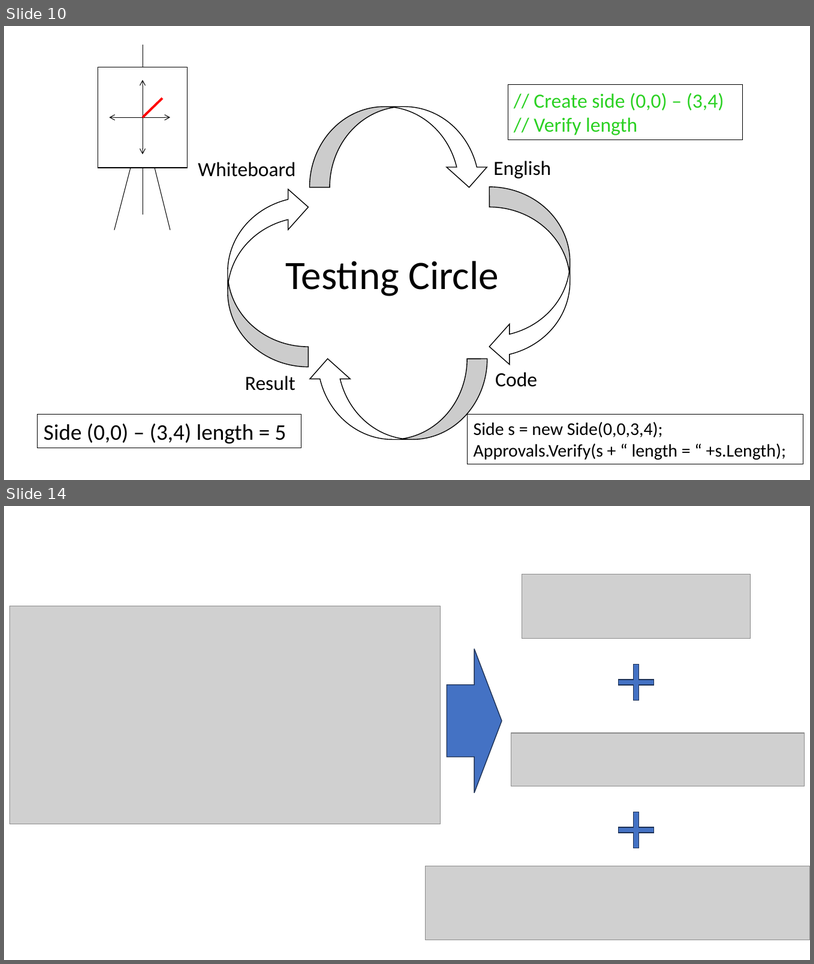
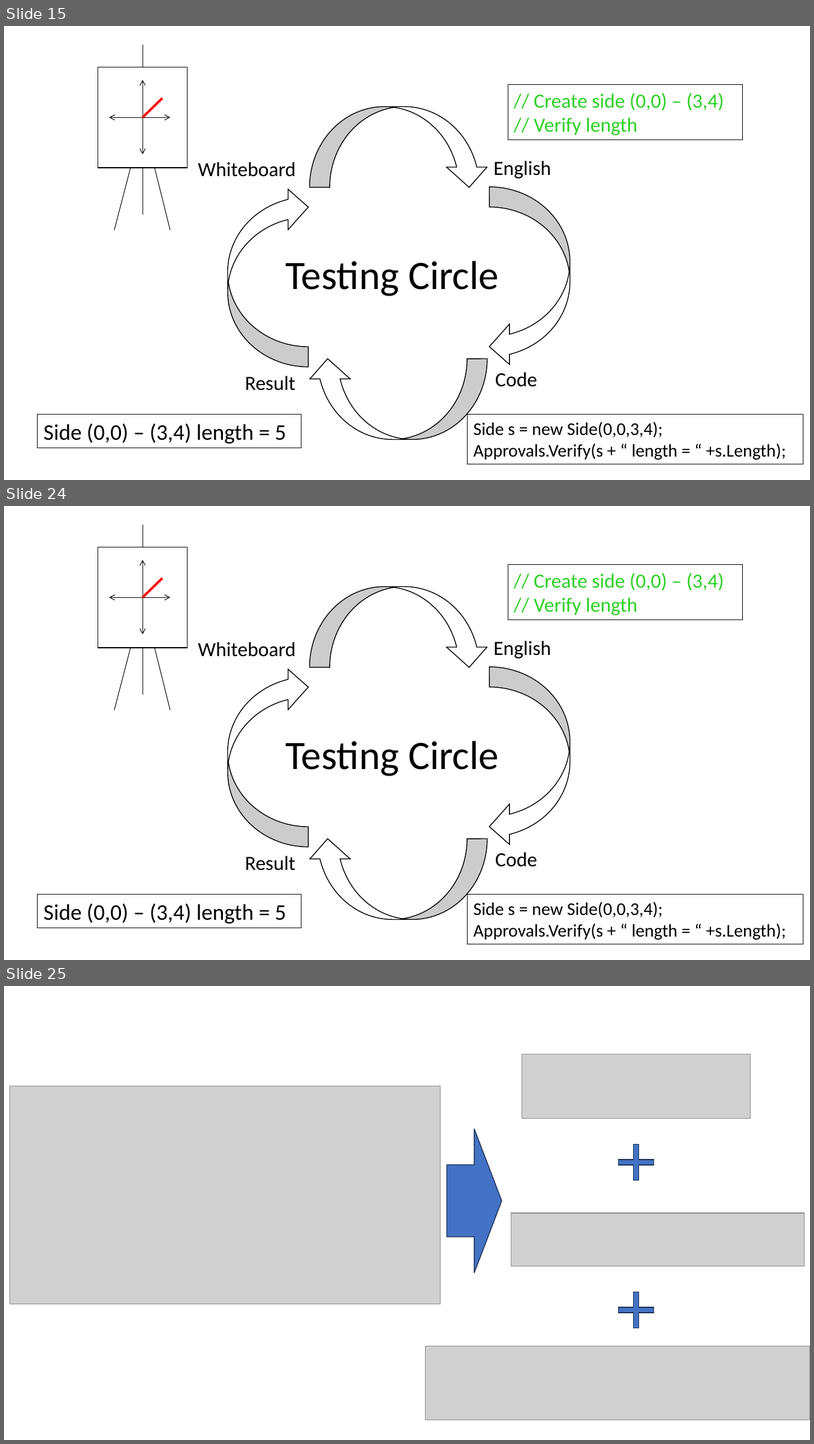
Before and after one commit to LearnWithLlew/TestingBetterWithApprovals.Slides, a slide deck: slides/Testing Better with Approvals.pptx. Shown one above the other, each under a label of ours: slides 10 and 14 before the commit, slides 15, 24 and 25 after it; the slides between them are not shown. The pictures are 814x964 and 814x1444 pixels, drawn with LibreOffice and Linux fonts; fonts in the diff are those of the drawing; grey boxes stand for pictures. Boxes give left, top, right and bottom in pixels: in the first picture for what was removed or moved away, otherwise in the second. Text is boxed around its words. In the diff, an @@ line names an element or a change of style, - is before the commit and + after.

```diff
--- a/slides/Testing Better with Approvals.pptx
+++ b/slides/Testing Better with Approvals.pptx
@@ slide 24 added at [4,506,810,960], background #FFFFFF @@
@@ rectangle added at [508,565,743,620], fill #FFFFFF, outline #000000 0.75 pt, 24 pt, text #2AD122 @@
+// Create side (0,0) – (3,4)
+// Verify length
@@ group added at [98,525,188,710]: 5 lines, 2 double arrows, 1 rectangle @@
@@ curved down arrow added at [310,586,490,667], fill #FFFFFF, outline #000000 1 pt @@
@@ text added at [198,642,296,657], 24 pt, text #000000 @@
+Whiteboard
@@ text added at [494,640,551,658], 24 pt, text #000000 @@
+English
@@ curved down arrow added at [228,667,308,847], fill #FFFFFF, outline #000000 1 pt @@
@@ curved down arrow added at [490,667,570,847], fill #FFFFFF, outline #000000 1 pt @@
@@ text added at [285,741,499,776], 48 pt, text #000000 @@
+Testing Circle
@@ curved down arrow added at [308,839,488,919], fill #FFFFFF, outline #000000 1 pt @@
@@ text added at [245,855,296,870], 24 pt, text #000000 @@
+Result
@@ text added at [495,852,537,867], 24 pt, text #000000 @@
+Code
@@ rectangle added at [38,894,302,928], fill #FFFFFF, outline #000000 0.75 pt, 26.7 pt, text #000000 @@
+Side (0,0) – (3,4) length = 5
@@ rectangle added at [468,894,804,944], fill #FFFFFF, outline #000000 0.75 pt, 21.3 pt, text #000000 @@
+Side s = new Side(0,0,3,4);
+Approvals.Verify(s + “ length = “ +s.Length);
@@ what was slide 10 is now slide 15 @@
@@ what was slide 14 is now slide 25 @@
```
Also in this commit, not shown: 2 slides changed, 9 other slides added, 4 other files.
